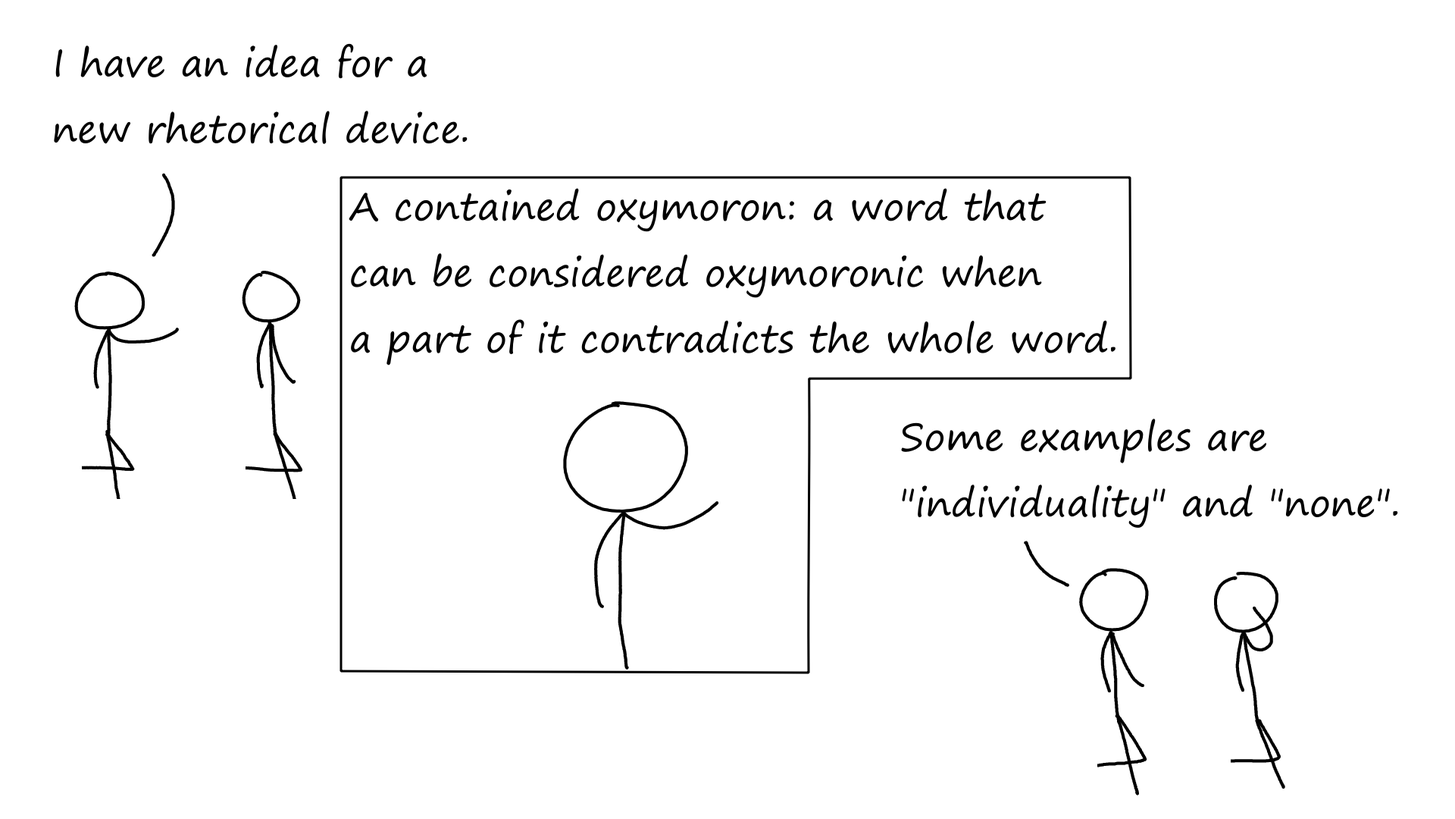
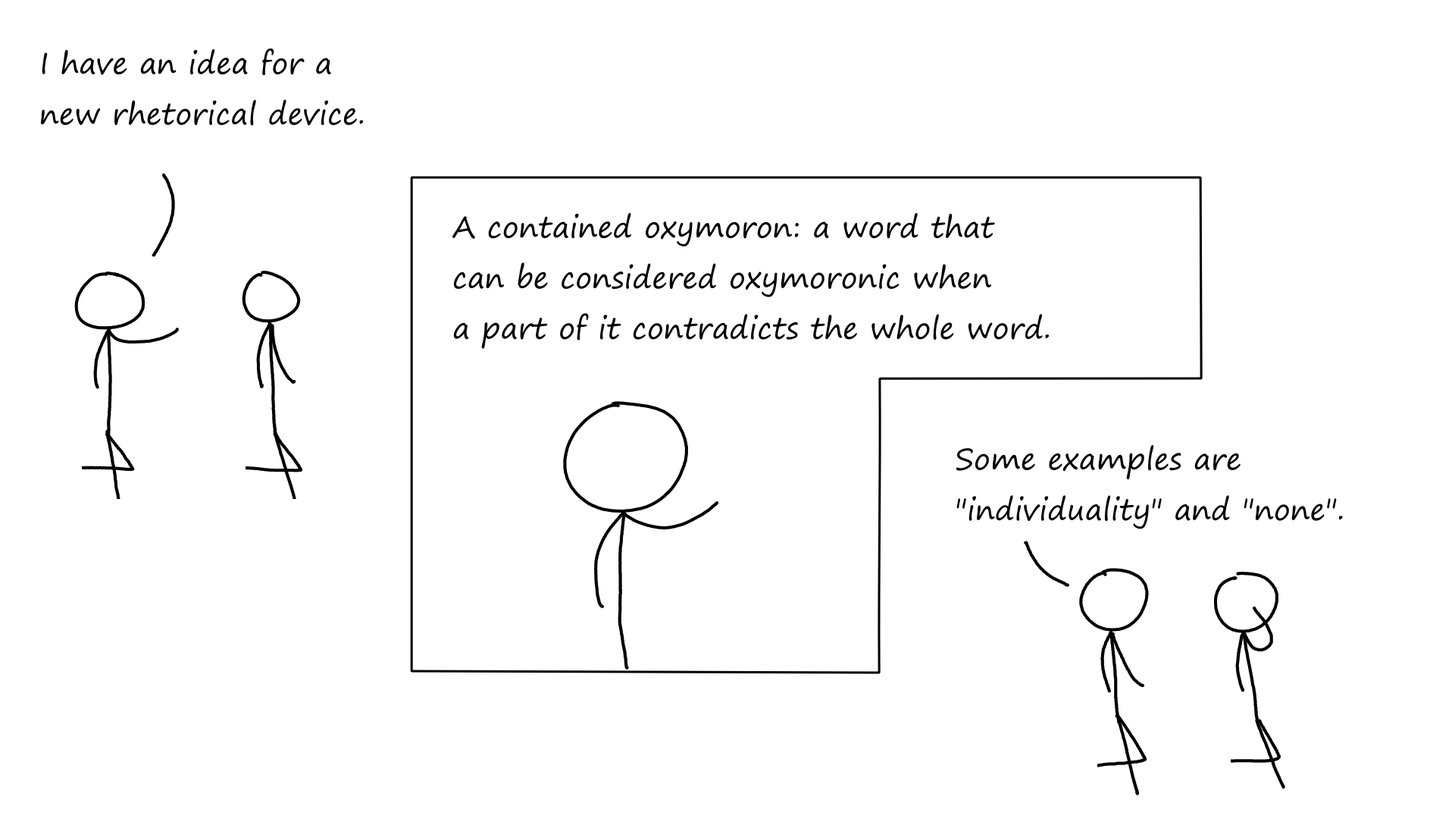
Comparing the layer stacks of the two 1455 × 819 images. Changes:
painted on "Saying" over [51, 43, 1216, 674]
painted on "Person 1_C" over [1136, 527, 1144, 530]
painted on "Person 1_B" over [533, 670, 728, 674]
painted on "Person 2_A" over [339, 248, 389, 589]
